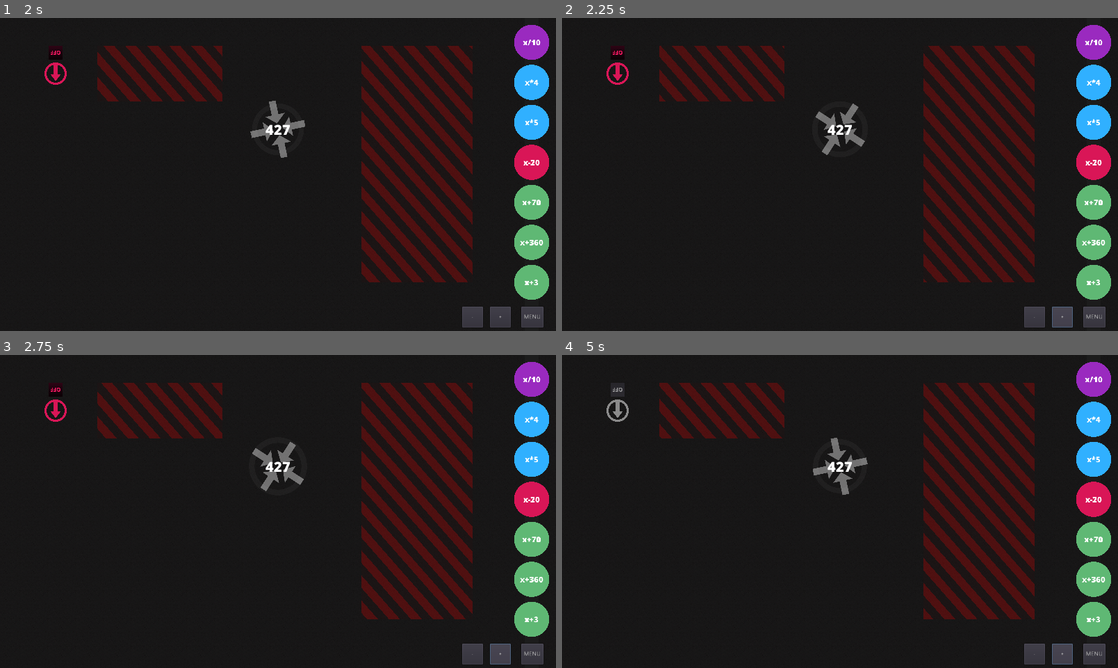
Above: before the commit, frames 1-4 (two rows, left to right).
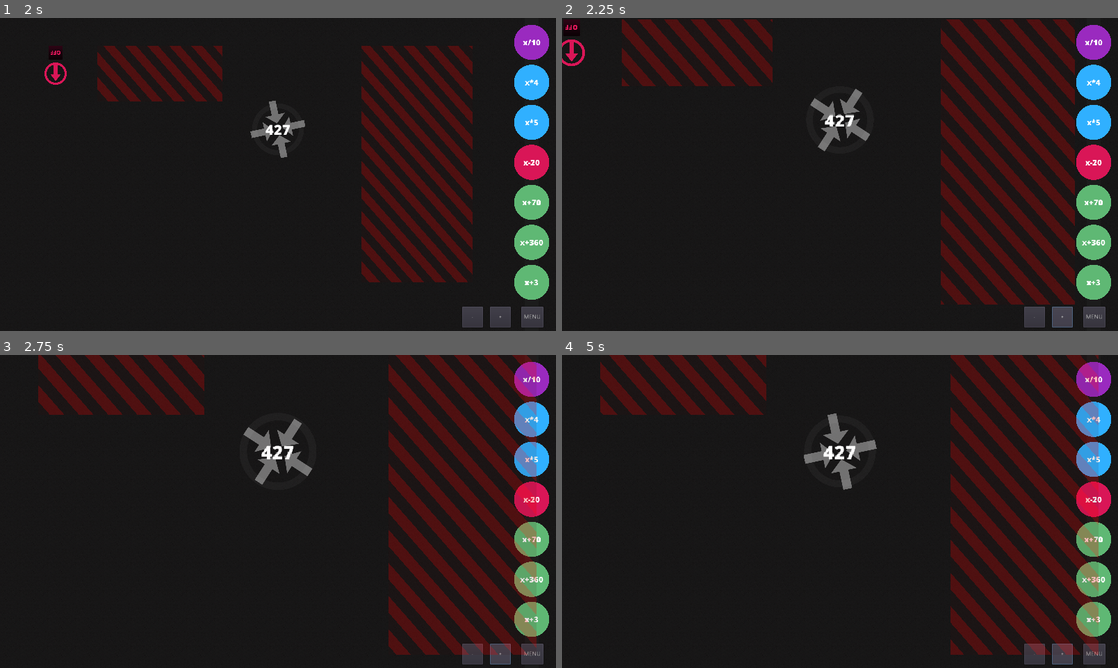
Above: after the commit, the same moments.

Repository: Masonzk/2023TSAVGDSOURCE
Game: Godot game, scene res://Scenes/Menu.tscn
Two runs of this game, one before a commit and one after it. Both use one fixed random seed, a clock stepped at 60 frames per second and the inputs below.
Inputs:
- Up to frame 1 (2 s): click "LEVEL 8" at 0.5 s; click "OFF" at 1.25 s
- Up to frame 2 (2.25 s): click "+" at 2 s
- Up to frame 3 (2.75 s): no input
- Up to frame 4 (5 s): click "-" at 2.75 s; click "OFF" at 3.5 s; click "+" at 4.25 s

Frame 1 is identical in both runs. In frame 2, 17% of the frame differs, in the area x 0-93%, y 0-92%; in frame 3, 20%, in the area x 6-97%, y 0-96%; in frame 4, 20%.

Commit message:
Level 8 Camera
Fixed the zoom

Diff:
--- a/Scenes/Levels/8.tscn
+++ b/Scenes/Levels/8.tscn
@@ -16,9 +16,6 @@
 [node name="Collector" parent="." index="1"]
 position = Vector2( 640, 256 )
 desired_value = 427.0
-
-[node name="Camera2D" parent="." index="3"]
-current = false
 
 [node name="Null Zone" type="StaticBody2D" parent="." index="5"]
 modulate = Color( 0.94902, 0.0941176, 0.0941176, 0.431373 )
--- a/Scenes/Levels/9.tscn
+++ b/Scenes/Levels/9.tscn
@@ -17,9 +17,6 @@
 [node name="Collector" parent="." index="1"]
 position = Vector2( 224, 384 )
 desired_value = 115.0
-
-[node name="ColorRect" parent="CanvasLayer" index="2"]
-color = Color( 0.109804, 0.109804, 0.109804, 1 )
 
 [node name="Passthrough" type="StaticBody2D" parent="." index="5"]
 position = Vector2( 448, 448 )
